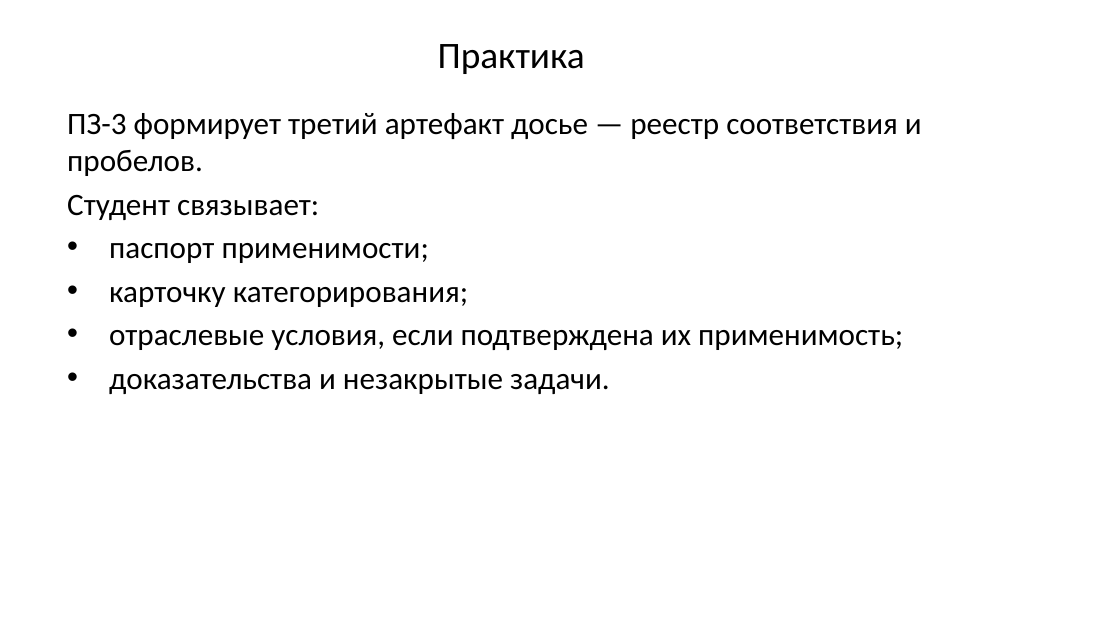
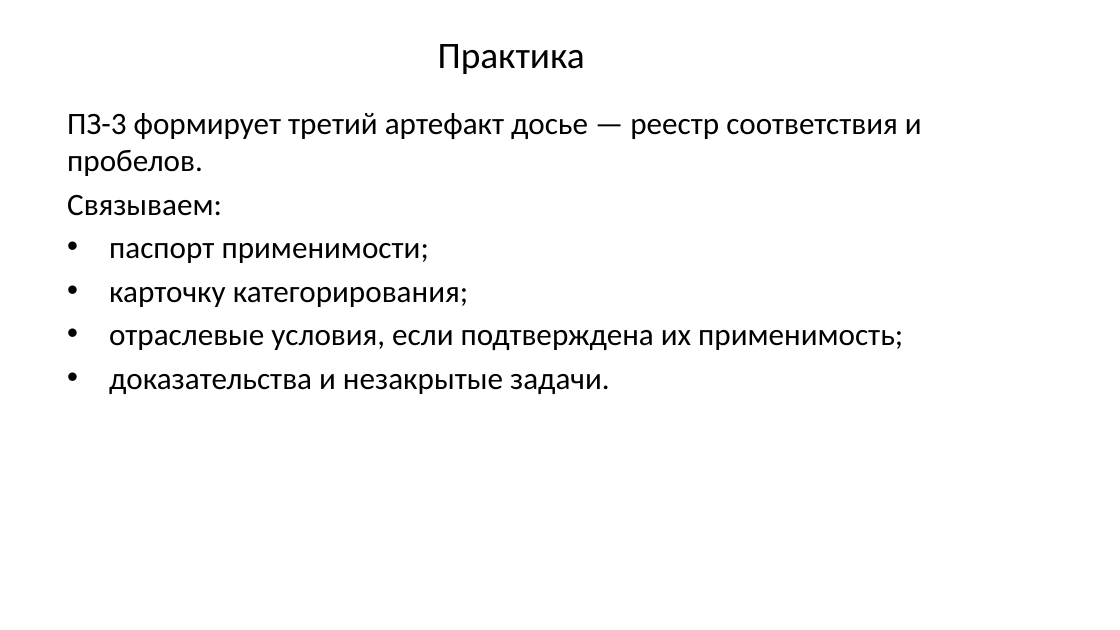
Before and after one commit to arasskazov/IFTIS-KII-2026, a slide deck: slide 10 of Lec_4/Lec_4_Модуль 4_1_Слайд-конспект.pptx. Drawn at 1120x630 pixels with LibreOffice and Linux fonts; fonts in the diff are those of the drawing; background and template pictures are left out. Boxes give left, top, right and bottom in pixels: in the first picture for what was removed or moved away, otherwise in the second. Text is boxed around its words. In the diff, an @@ line names an element or a change of style, - is before the commit and + after.

```diff
--- a/Lec_4/Lec_4_Модуль 4_1_Слайд-конспект.pptx
+++ b/Lec_4/Lec_4_Модуль 4_1_Слайд-конспект.pptx
@@ text at (x1=67, y1=195, x2=222, y2=216): text changed @@
-Студент связывает:
+Связываем:
```
Also in this commit, not shown: 8 other slides changed, 1 slide added, 2 slides removed.
